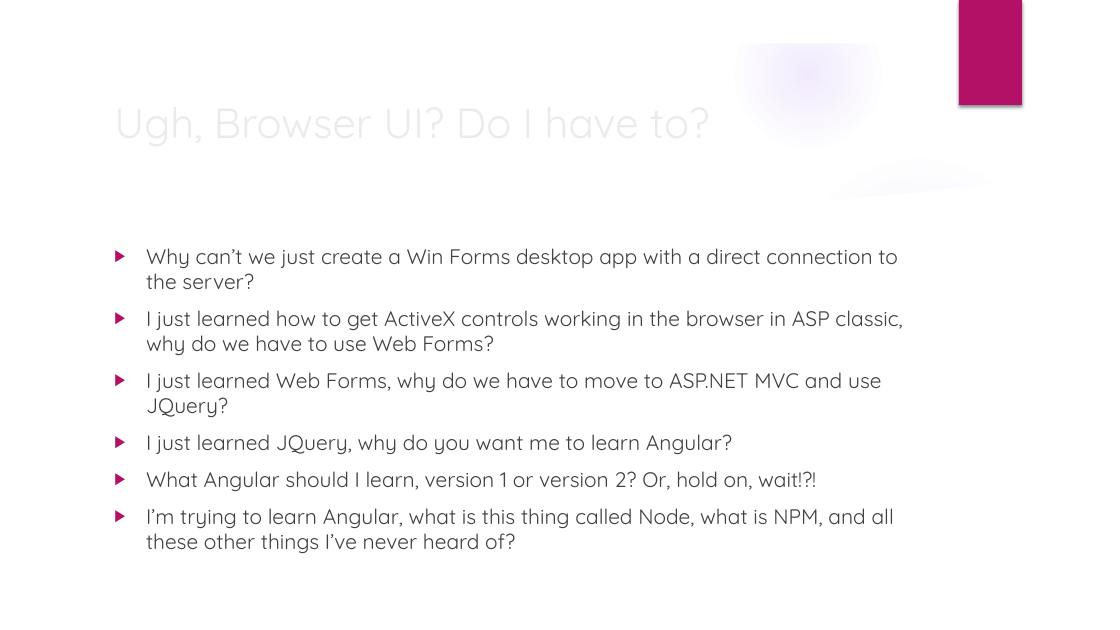
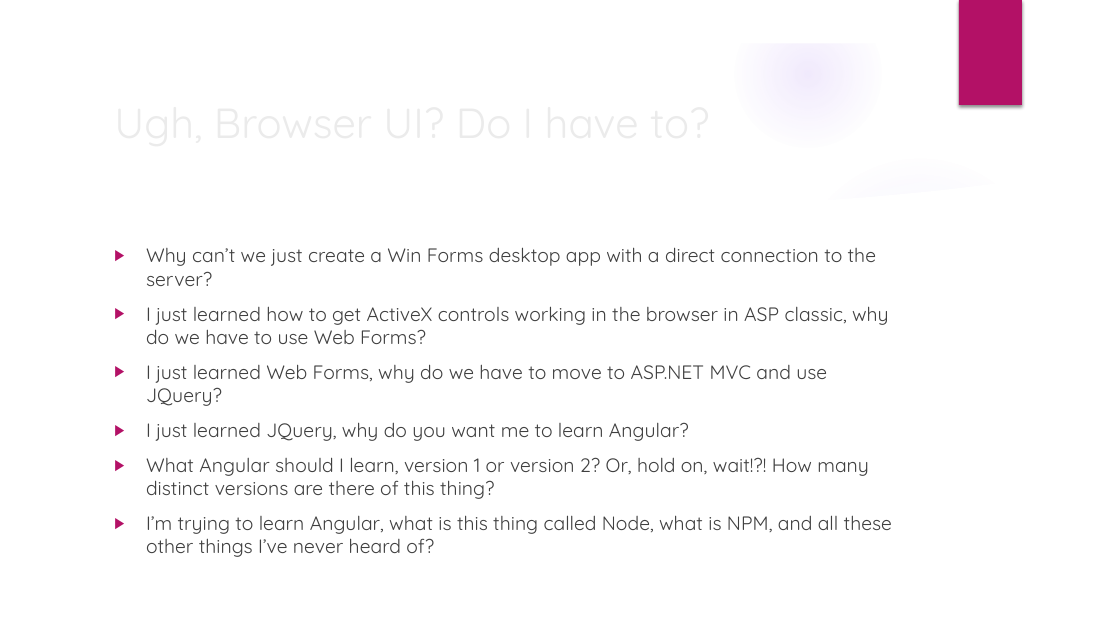
Before and after one commit to Marc-Brosey/VuetifyUIBuilder, a slide deck: slide 4 of KnoxDevs - Battle of the Javascript Frameworks - Vue.js is Simple, and So Can You.pptx. Drawn at 1120x630 pixels with LibreOffice and Linux fonts; fonts in the diff are those of the drawing; background and template pictures are left out. Boxes give left, top, right and bottom in pixels: in the first picture for what was removed or moved away, otherwise in the second. Text is boxed around its words. In the diff, an @@ line names an element or a change of style, - is before the commit and + after.

```diff
--- a/KnoxDevs - Battle of the Javascript Frameworks - Vue.js is Simple, and So Can You.pptx
+++ b/KnoxDevs - Battle of the Javascript Frameworks - Vue.js is Simple, and So Can You.pptx
@@ text at (x1=146, y1=247, x2=892, y2=557): size 18 to 16.6 pt in "Why can’t we just create a Win ...", "I just learned how to get ActiveX ...", "I just learned Web Forms, why do ...", "I just learned JQuery, why do you ..." and 1 more places @@
@@ text at (x1=146, y1=457, x2=869, y2=499): text changed; size 18 to 16.6 pt @@
-▶ What Angular should I learn, version 1 or version 2? Or, hold on, wait!?!
+▶ What Angular should I learn, version 1 or version 2? Or, hold on, wait!?! How many distinct versions are there of this thing?
```
Also in this commit, not shown: 2 other slides changed.
